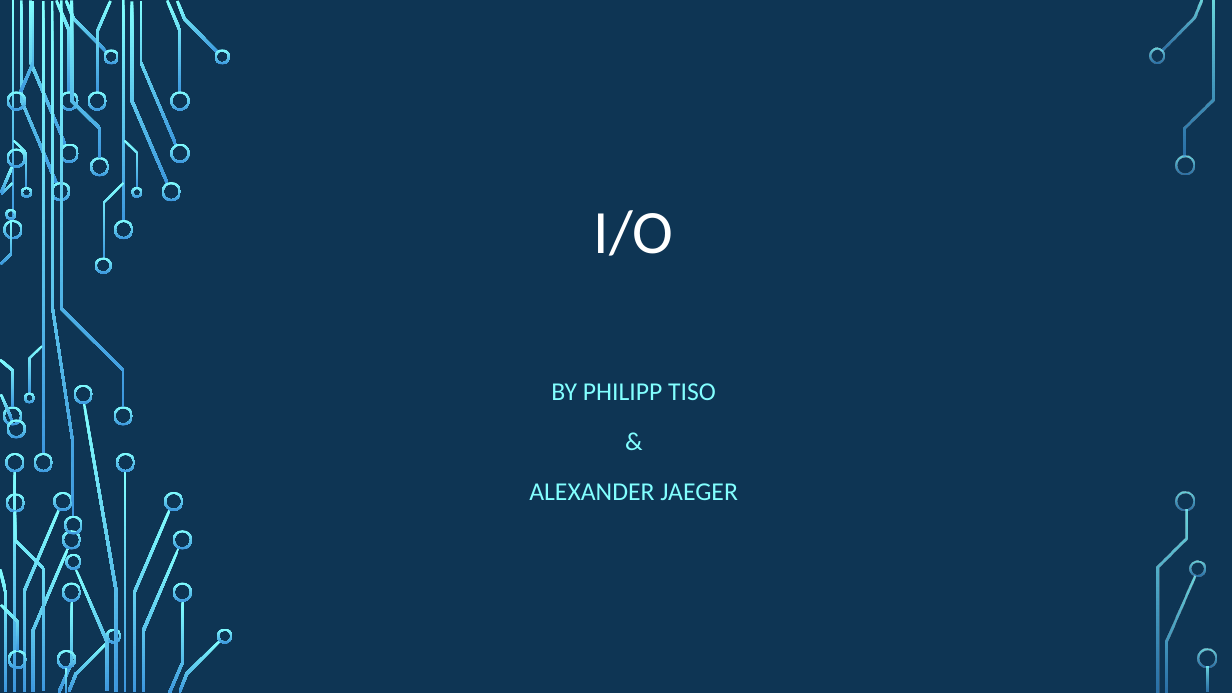
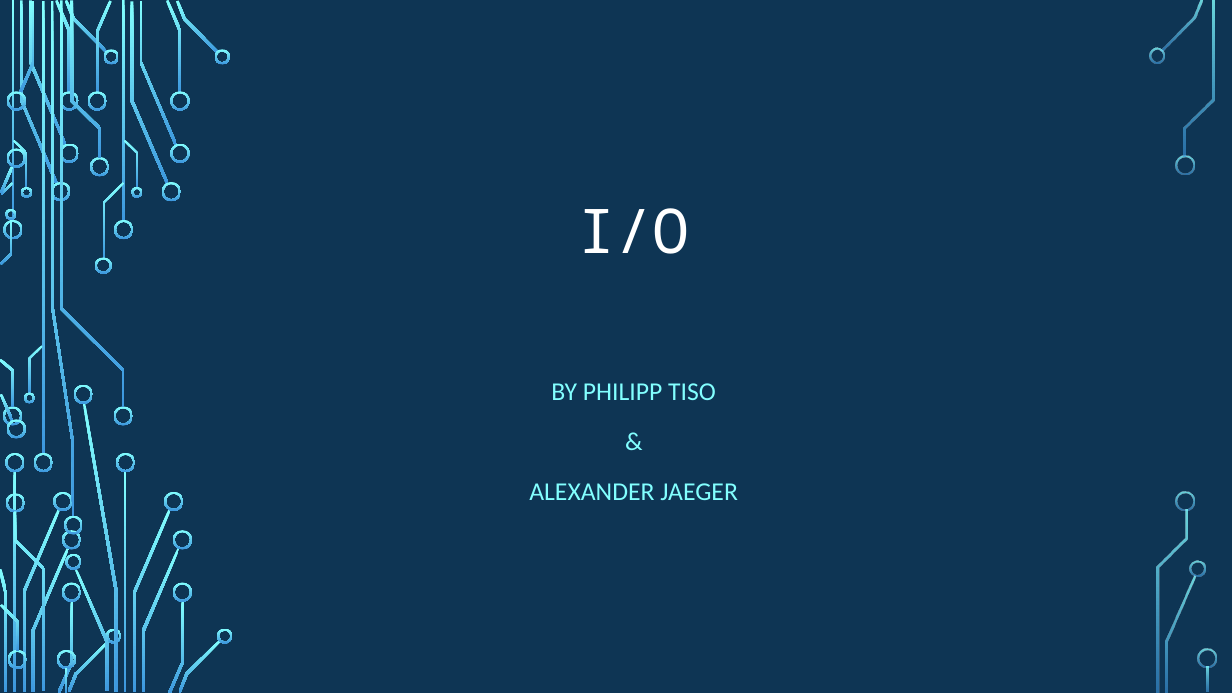
Before and after one commit to psypdt/ZIS_C-_Summer_Course_2019, a slide deck: slide 1 of Day_4/Day_4.pptx. Drawn at 1232x693 pixels with LibreOffice and Linux fonts; fonts in the diff are those of the drawing; background and template pictures are left out. Boxes give left, top, right and bottom in pixels: in the first picture for what was removed or moved away, otherwise in the second. Text is boxed around its words. In the diff, an @@ line names an element or a change of style, - is before the commit and + after.

```diff
--- a/Day_4/Day_4.pptx
+++ b/Day_4/Day_4.pptx
@@ title "I/O" at bbox=[578, 208, 689, 254]: font Calibri to Noto Sans Mono @@
```
Also in this commit, not shown: 2 other slides changed, 5 slides added.
